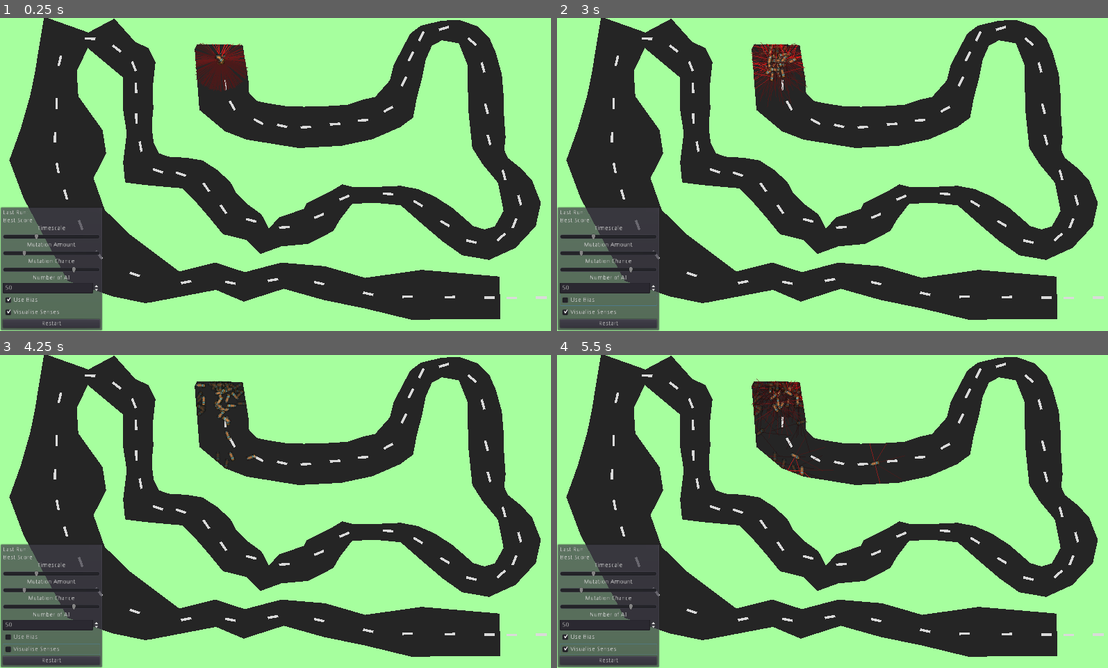
Above: before the commit, frames 1-4 (two rows, left to right).
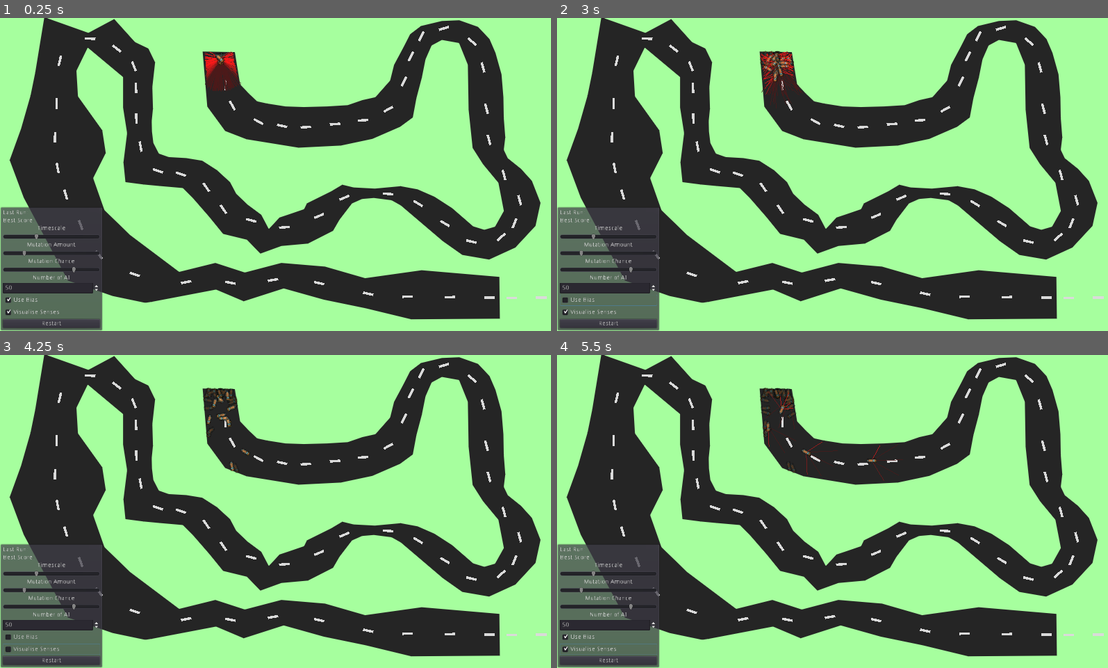
Above: after the commit, the same moments.

Repository: zomdiax5/GodotNeuralCars
Game: Godot game, scene res://Tests/CarTest/CarTest.tscn
Same seed, same stepped clock (60 frames per second), same inputs: the game is played once before the commit and once after it.
Inputs:
- Up to frame 1 (0.25 s): no input
- Up to frame 2 (3 s): click "Restart" at 0.5 s; click "Restart" at 1.25 s; click "Restart" at 2 s; click "Use Bias" at 2.75 s
- Up to frame 3 (4.25 s): click "Visualise Senses" at 3.5 s
- Up to frame 4 (5.5 s): click "Use Bias" at 4.25 s; click "Visualise Senses" at 5 s

The runs differ from the first frame. In frame 1, 2.5% of the frame differs, in the area x 1-99%, y 0-97%; in frame 2, 2.8%; in frame 3, 2.5%; in frame 4, 2.8%.

Commit message:
Itch version!

Diff:
--- a/NN.gd
+++ b/NN.gd
@@ -46,18 +46,21 @@
 func calculate(inputs := []):
 	results = []
 	size = neural_net.size()
+	var net
 	for l in range(0,size):
 		if (l !=0 and l != size-1):
+			net = neural_net[l-1]
 			for node in neural_net[l]: # Normal calculations
-				node.calculate(neural_net[l-1])
+				node.calculate(net)
 			continue
 		elif l == 0:
 			for i in range(0,neural_net[l].size()): # Setting up inputs
 				neural_net[l][i].value = inputs[i]
 			continue
 		else: # Outputs
+			net = neural_net[l-1]
 			for node in neural_net[l]:
-				results.append(node.calculate(neural_net[l-1]))
+				results.append(node.calculate(net))
 	return results
 
 # Mutate neurons
--- a/Tests/CarTest/CarAI.gd
+++ b/Tests/CarTest/CarAI.gd
@@ -1,4 +1,4 @@
-extends KinematicBody2D
+extends Node2D
 
 var net :NN = NN.new()
 
@@ -44,7 +44,7 @@
 	update()
 
 func _draw():
-	if not Global.draw_stuff:
+	if not Global.draw_stuff or lost:
 		return
 	for cast in casts:
 		var dist = cast_distance(cast)
@@ -82,8 +82,8 @@
 	speed = clamp(speed,-25,45)
 	if lost:
 		return
-	move_and_slide(Vector2(speed,0).rotated(rotation)*10)
-	rotation_degrees += result[1]*4*(1+(Global.timescale/2))
+	position+=Vector2(speed,0).rotated(rotation)*delta*10
+	rotation_degrees += result[1]*3.4*(Global.timescale*1.3)
 
 
 func _on_Area2D_body_shape_entered(body_rid: RID, body: Node, body_shape_index: int, local_shape_index: int) -> void:
--- a/Tests/CarTest/CarAI.tscn
+++ b/Tests/CarTest/CarAI.tscn
@@ -1,43 +1,42 @@
-[gd_scene load_steps=5 format=2]
+[gd_scene load_steps=4 format=2]
 
 [ext_resource path="res://Tests/CarTest/CarAI.gd" type="Script" id=2]
 [ext_resource path="res://Tests/CarTest/Car.png" type="Texture" id=3]
 
-[sub_resource type="RectangleShape2D" id=1]
-extents = Vector2( 35, 14 )
-
 [sub_resource type="RectangleShape2D" id=2]
 extents = Vector2( 37, 16 )
 
-[node name="Car" type="KinematicBody2D"]
+[node name="Car" type="Node2D"]
 position = Vector2( 617, 344 )
-collision_layer = 2
 script = ExtResource( 2 )
 
-[node name="CollisionShape2D" type="CollisionShape2D" parent="."]
-shape = SubResource( 1 )
-
 [node name="cast1" type="RayCast2D" parent="."]
+position = Vector2( 7, 16 )
+rotation = -0.523598
 enabled = true
 cast_to = Vector2( 0, 250 )
 
 [node name="cast2" type="RayCast2D" parent="."]
-rotation = -0.785397
+position = Vector2( 23, 16 )
+rotation = -1.0472
 enabled = true
 cast_to = Vector2( 0, 250 )
 
 [node name="cast3" type="RayCast2D" parent="."]
+position = Vector2( 31, 0 )
 rotation = -1.57079
 enabled = true
 cast_to = Vector2( 0, 250 )
 
 [node name="cast4" type="RayCast2D" parent="."]
-rotation = -2.35619
+position = Vector2( 23, -16 )
+rotation = -2.09439
 enabled = true
 cast_to = Vector2( 0, 250 )
 
 [node name="cast5" type="RayCast2D" parent="."]
-rotation = -3.14159
+position = Vector2( 7, -16 )
+rotation = -2.61799
 enabled = true
 cast_to = Vector2( 0, 250 )
 
--- a/Tests/CarTest/CarTest.tscn
+++ b/Tests/CarTest/CarTest.tscn
@@ -25,24 +25,31 @@
 
 [node name="CollisionShape2D" type="CollisionPolygon2D" parent="StaticBody2D"]
 position = Vector2( 1, 0 )
-polygon = PoolVector2Array( -187, -119, 176, -113, 226, 196, 227, 271, 292, 332, 370, 349, 516, 372, 662, 377, 846, 372, 1010, 362, 1126, 322, 1229, 299, 1345, 168, 1376, 44, 1450, -94, 1504, -200, 1591, -266, 1758, -306, 1897, -312, 2047, -259, 2139, -162, 2187, -51, 2235, 120, 2250, 302, 2253, 467, 2265, 620, 2253, 719, 2284, 784, 2389, 868, 2476, 964, 2545, 1140, 2505, 1324, 2344, 1497, 2134, 1593, 1920, 1556, 1764, 1446, 1591, 1299, 1431, 1159, 1229, 1140, 1046, 1147, 947, 1276, 896, 1364, 695, …(711 unchanged characters)…
+polygon = PoolVector2Array( -163, -64, 116, -59, 158, 198, 227, 271, 292, 332, 370, 349, 516, 372, 662, 377, 846, 372, 1010, 362, 1126, 322, 1229, 299, 1345, 168, 1376, 44, 1450, -94, 1504, -200, 1591, -266, 1758, -306, 1897, -312, 2047, -259, 2139, -162, 2187, -51, 2235, 120, 2250, 302, 2253, 467, 2265, 620, 2253, 719, 2284, 784, 2389, 868, 2476, 964, 2545, 1140, 2505, 1324, 2344, 1497, 2134, 1593, 1920, 1556, 1764, 1446, 1591, 1299, 1431, 1163, 1358, 1122, 1218, 1104, 1125, 1112, 1046, 1147, 947, 1276, 896, 1364, 695, …(711 unchanged characters)…
 
 [node name="Polygon2D" type="Polygon2D" parent="StaticBody2D/CollisionShape2D"]
 color = Color( 0.654902, 1, 0.623529, 1 )
+antialiased = true
 script = ExtResource( 1 )
 
 [node name="CollisionShape2D2" type="CollisionPolygon2D" parent="StaticBody2D"]
-polygon = PoolVector2Array( -321, -89, -207, -102, -168, 402, 35, 572, 206, 638, 620, 705, 957, 688, 1207, 635, 1428, 539, 1530, 464, 1559, 309, 1602, 147, 1631, 2, 1679, -107, 1759, -150, 1893, -126, 1962, 45, 1968, 400, 2000, 705, 2083, 835, 2205, 982, 2248, 1204, 2179, 1327, 2096, 1351, 2008, 1324, 1946, 1270, 1842, 1180, 1701, 1089, 1566, 1030, 1431, 1005, 1231, 1014, 1057, 1015, 967, 993, 878, 1046, 684, …(224 unchanged characters)…
+polygon = PoolVector2Array( -321, -89, -146, -73, -108, 377, 35, 572, 206, 638, 620, 705, 957, 688, 1207, 635, 1428, 539, 1530, 464, 1559, 309, 1602, 147, 1631, 2, 1679, -107, 1759, -150, 1893, -126, 1962, 45, 1968, 400, 2000, 705, 2083, 835, 2205, 982, 2248, 1204, 2179, 1327, 2096, 1351, 2008, 1324, 1946, 1270, 1842, 1180, 1701, 1089, 1566, 1030, 1431, 1005, 1226, 1024, 1057, 1015, 967, 993, 878, 1046, 684, …(224 unchanged characters)…
 
 [node name="Polygon2D2" type="Polygon2D" parent="StaticBody2D/CollisionShape2D2"]
 position = Vector2( 1, 0 )
 color = Color( 0.654902, 1, 0.623529, 1 )
+antialiased = true
 script = ExtResource( 1 )
 
 [node name="Trainer" type="Node" parent="."]
 script = ExtResource( 3 )
 
 [node name="CanvasLayer" parent="." instance=ExtResource( 2 )]
+
+[node name="Control" parent="CanvasLayer" index="0"]
+__meta__ = {
+"_edit_lock_": true
+}
 
 [node name="PanelContainer" parent="CanvasLayer/Control" index="0"]
 anchor_top = 1.0
--- a/project.godot
+++ b/project.godot
@@ -40,6 +40,10 @@
 
 Global="*res://Global.gd"
 
+[debug]
+
+settings/fps/force_fps=60
+
 [display]
 
 window/size/width=1920
Not shown, added: EpicMegaItchCover.xcf
